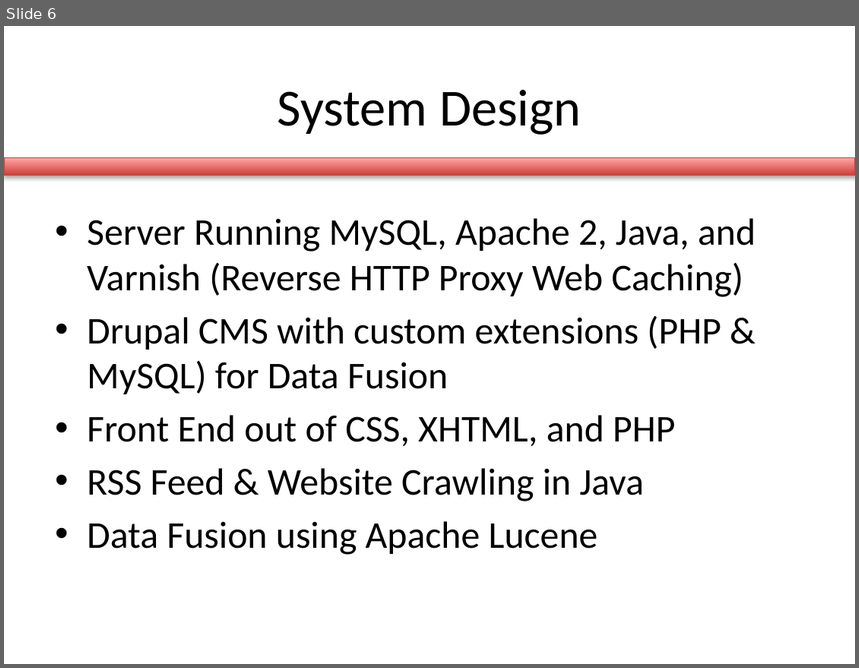
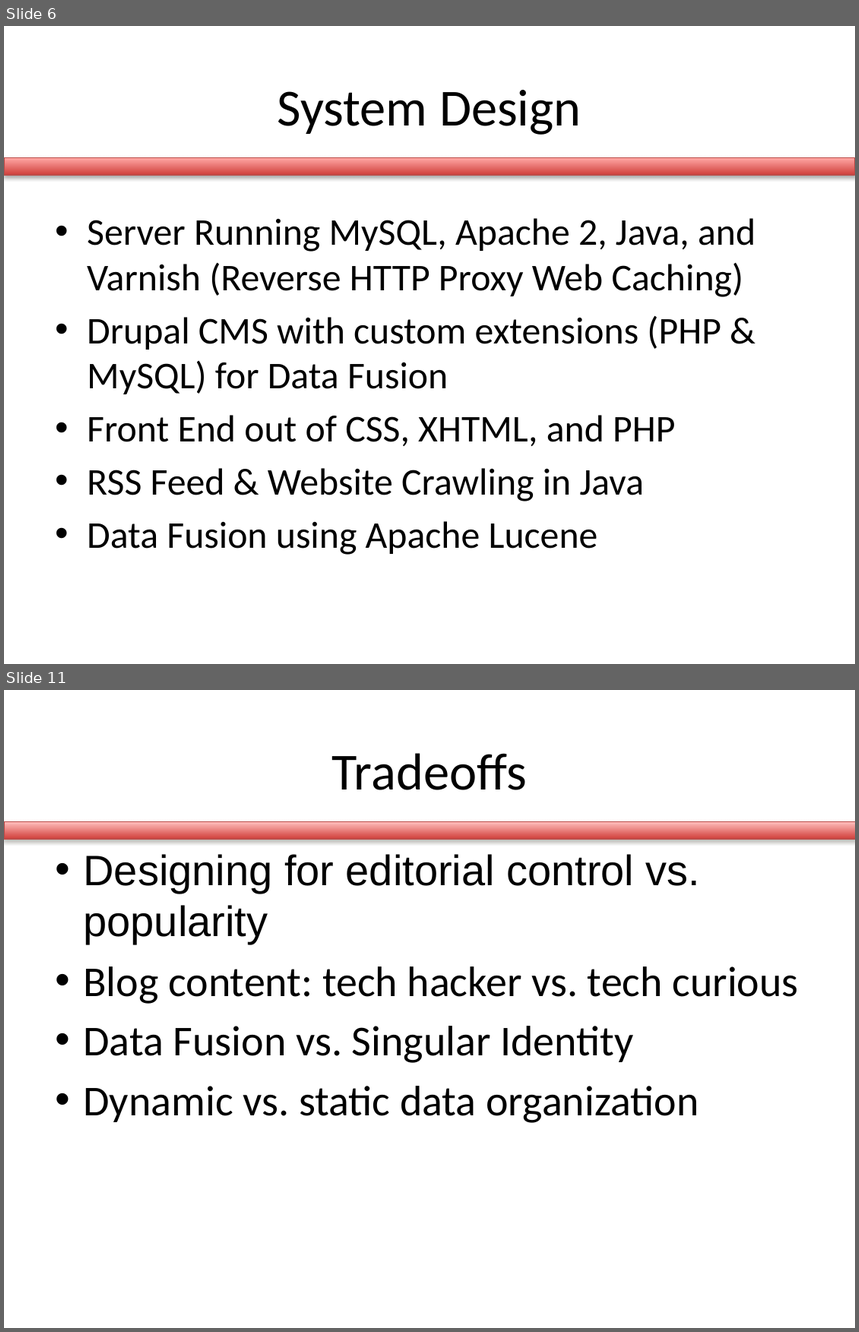
Before and after one commit to briantoth/Sun-in-the-City, a slide deck: se_process/milestone1/milestone1.pptx. Shown one above the other, each under a label of ours: slide 6 before the commit, slides 6 and 11 after it; the slides between them are not shown. The pictures are 859x668 and 859x1332 pixels, drawn with LibreOffice and Linux fonts; fonts in the diff are those of the drawing. Boxes give left, top, right and bottom in pixels: in the first picture for what was removed or moved away, otherwise in the second. Text is boxed around its words. In the diff, an @@ line names an element or a change of style, - is before the commit and + after.

```diff
--- a/se_process/milestone1/milestone1.pptx
+++ b/se_process/milestone1/milestone1.pptx
@@ slide 11 added at [4,690,855,1328], background #FFFFFF; not listed: 1 template element that a slide beside it also shows @@
@@ title added at [332,753,527,790], 44 pt, text #000000 @@
+Tradeoffs
@@ rectangle added at [4,822,855,839], fill gradient #FFBFBD to #D13F3B, outline #BE4B48 0.75 pt @@
@@ text added at [84,854,799,1123], 36 pt, text #000000 @@
+• Designing for editorial control vs. popularity
+• Blog content: tech hacker vs. tech curious
+• Data Fusion vs. Singular Identity
+• Dynamic vs. static data organization
```
Also in this commit, not shown: 7 slides changed, 4 other slides added, 2 slides removed.
